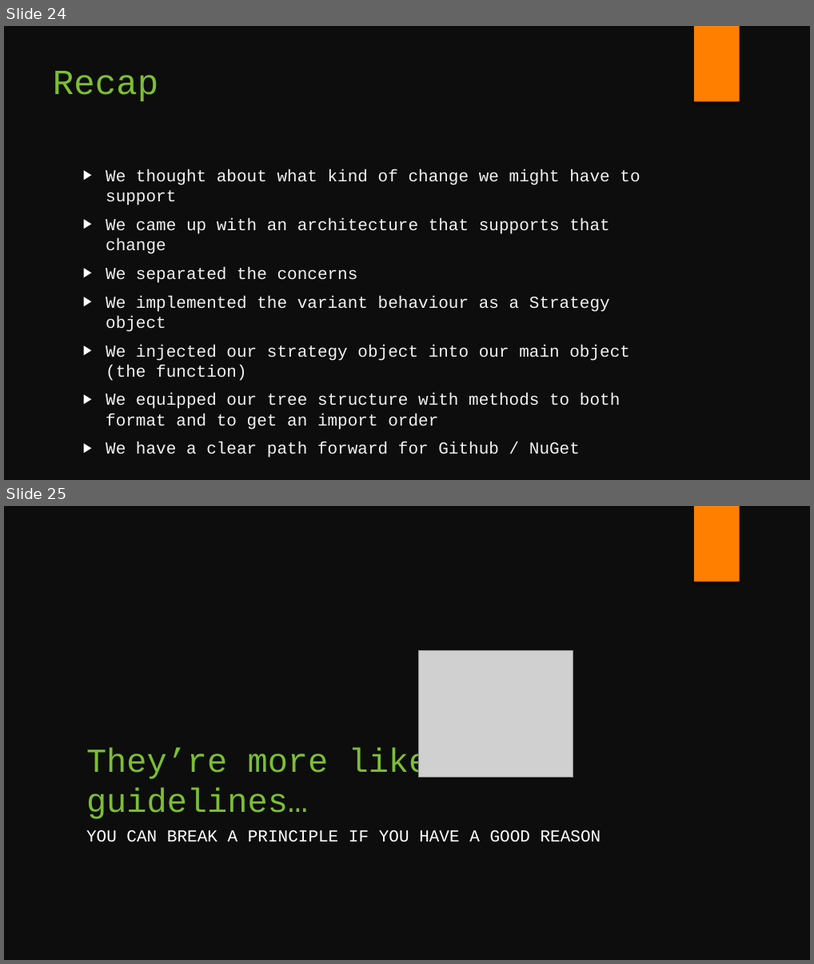
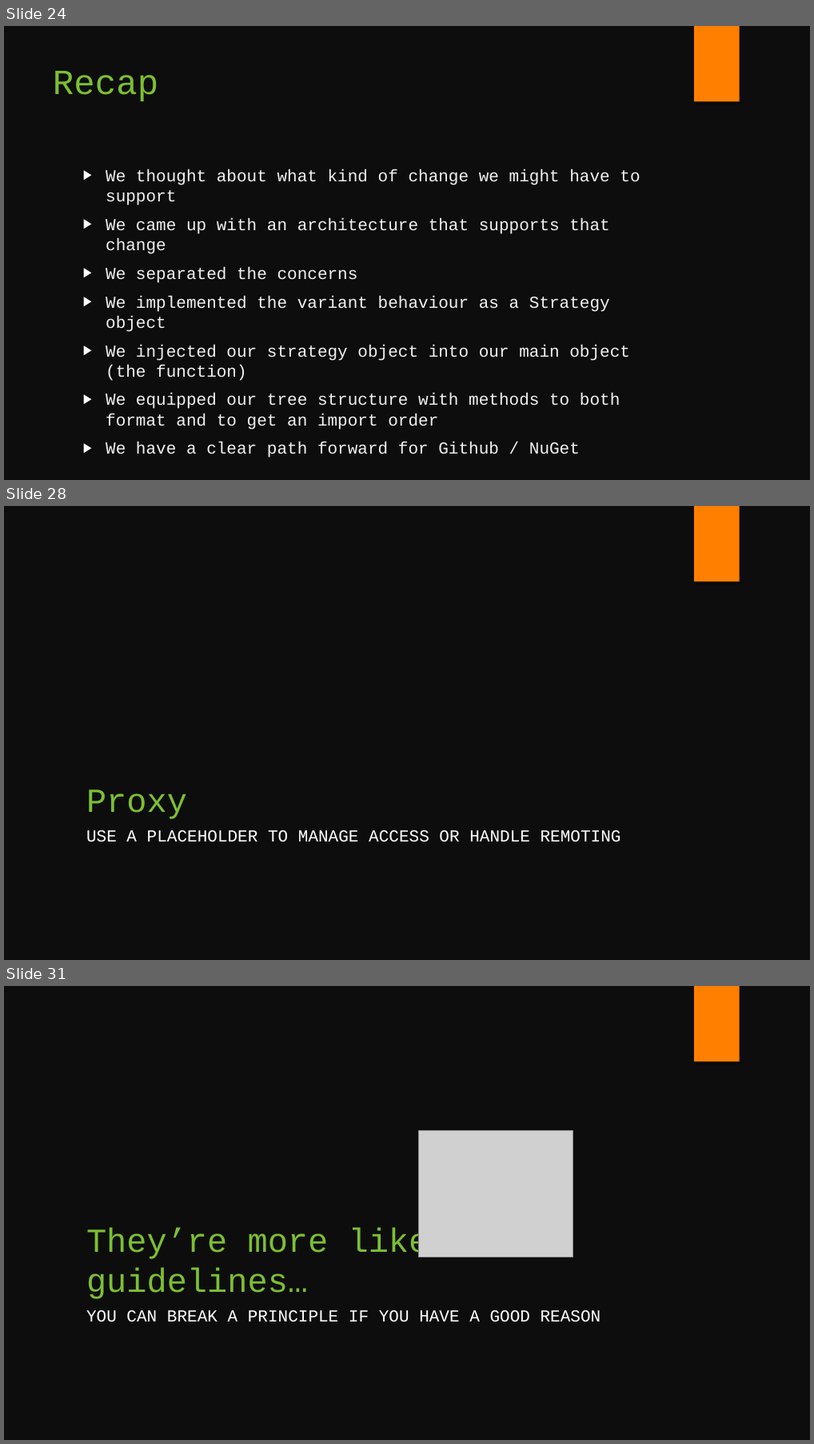
Before and after one commit to fsackur/Powershell-and-SE, a slide deck: Death by powerpoint.pptx. Shown one above the other, each under a label of ours: slides 24 and 25 before the commit, slides 24, 28 and 31 after it; the slides between them are not shown. The pictures are 814x964 and 814x1444 pixels, drawn with LibreOffice and Linux fonts; fonts in the diff are those of the drawing; grey boxes stand for pictures. Boxes give left, top, right and bottom in pixels: in the first picture for what was removed or moved away, otherwise in the second. Text is boxed around its words. In the diff, an @@ line names an element or a change of style, - is before the commit and + after.

```diff
--- a/Death by powerpoint.pptx
+++ b/Death by powerpoint.pptx
@@ slide 28 added at [4, 506, 810, 960], background #0D0D0D; not listed: 1 template element that a slide beside it also shows @@
@@ title added at [86, 789, 187, 819], 40 pt, text #7CBF33 @@
+Proxy
@@ text added at [86, 830, 622, 842], 20 pt, text #FFFFFF @@
+USE A PLACEHOLDER TO MANAGE ACCESS OR HANDLE REMOTING
@@ what was slide 25 is now slide 31 @@
```
Also in this commit, not shown: 1 slide changed, 5 other slides added.
